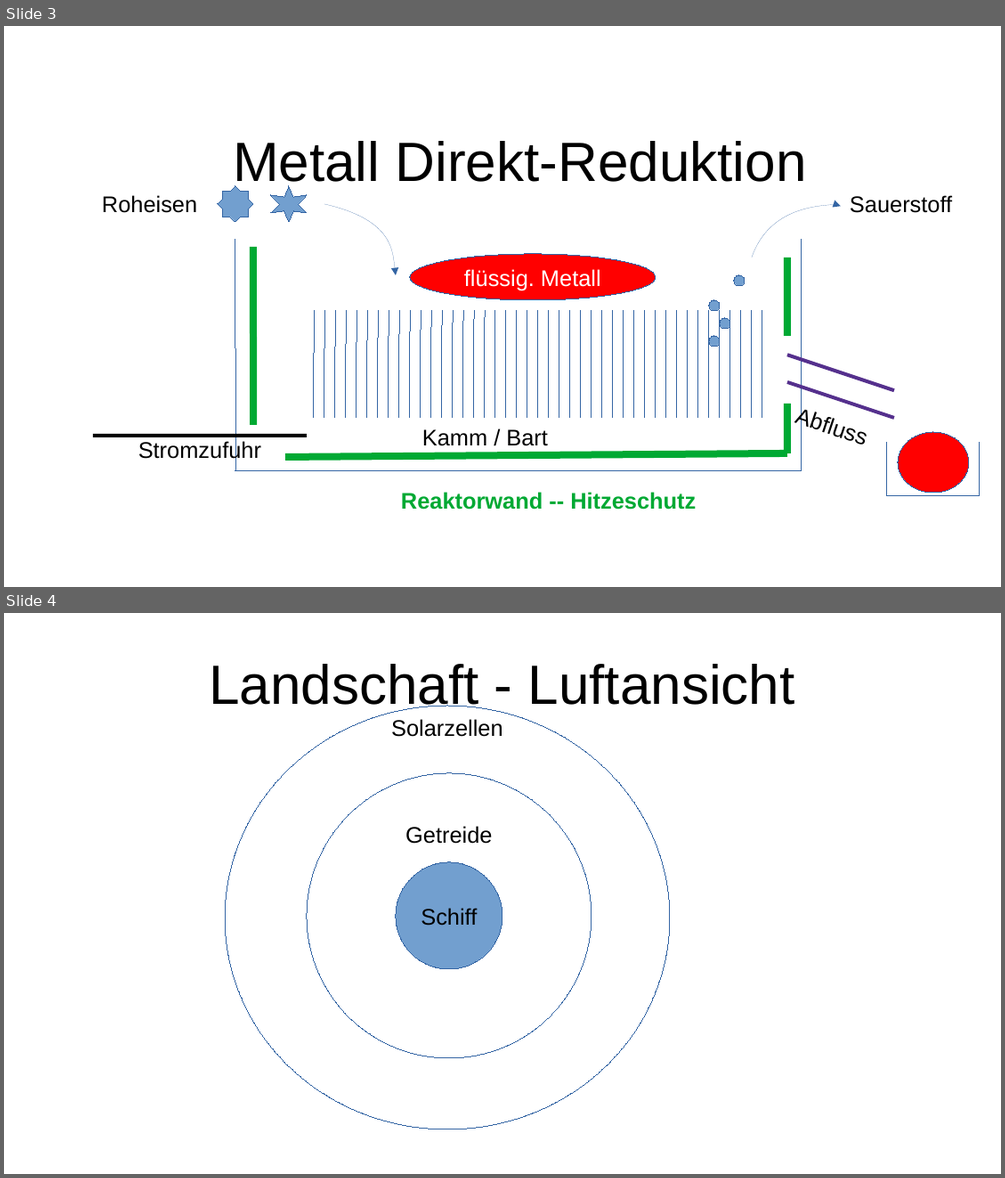
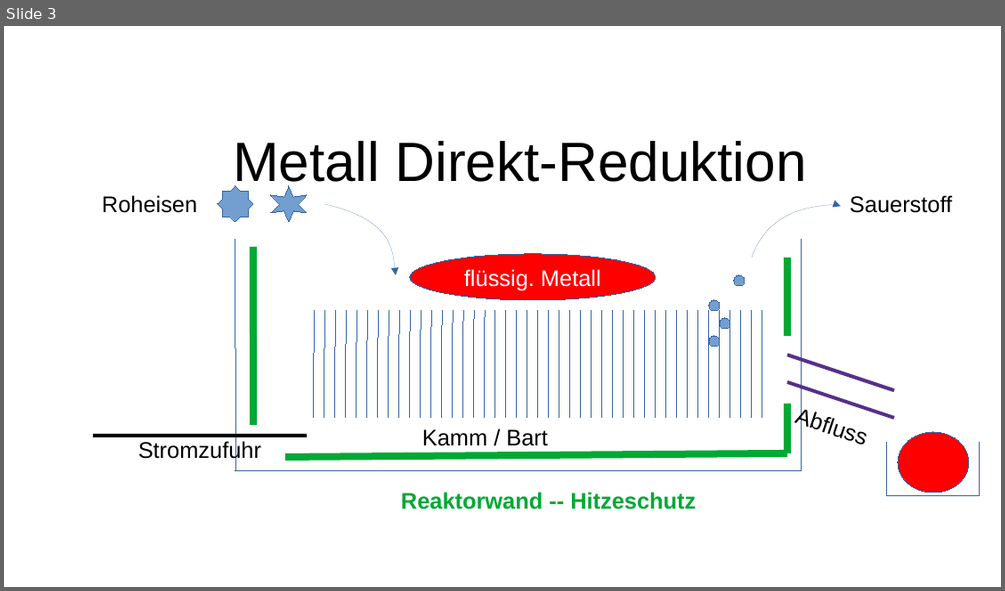
Before and after one commit to a8767c36/mars-game, a slide deck: schema/Industrie.odp. Shown one above the other, each under a label of ours: slides 3 and 4 before the commit, slide 3 after it. The pictures are 1005x1178 and 1005x591 pixels, drawn with LibreOffice and Linux fonts; fonts in the diff are those of the drawing. Boxes give left, top, right and bottom in pixels: in the first picture for what was removed or moved away, otherwise in the second. Text is boxed around its words. In the diff, an @@ line names an element or a change of style, - is before the commit and + after.

```diff
--- a/schema/Industrie.odp
+++ b/schema/Industrie.odp
@@ slide 4 removed at box(4, 613, 1001, 1174), background #FFFFFF @@
@@ title removed at box(209, 664, 795, 714) @@
-Landschaft - Luftansicht
@@ ellipse removed at box(225, 706, 670, 1128) @@
-Solarzellen
@@ ellipse removed at box(307, 773, 592, 1058) @@
-Getreide
@@ ellipse removed at box(396, 863, 502, 969) @@
-Schiff
```
Also in this commit, not shown: 1 other slide removed, 3 other files.
